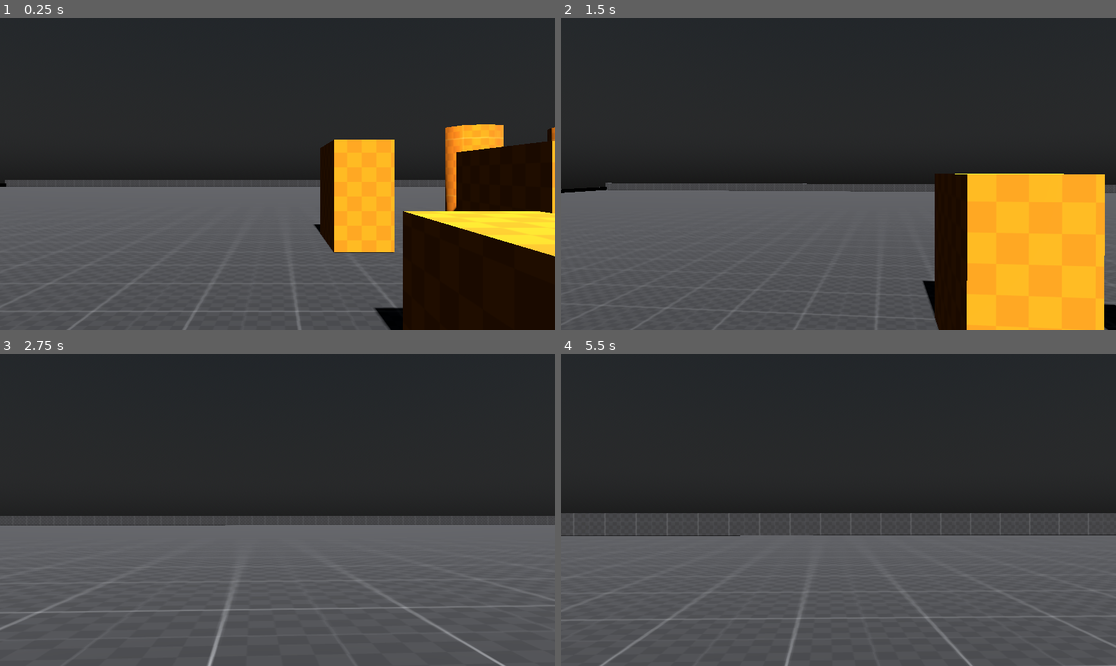
Above: before the commit, frames 1-4 (two rows, left to right).
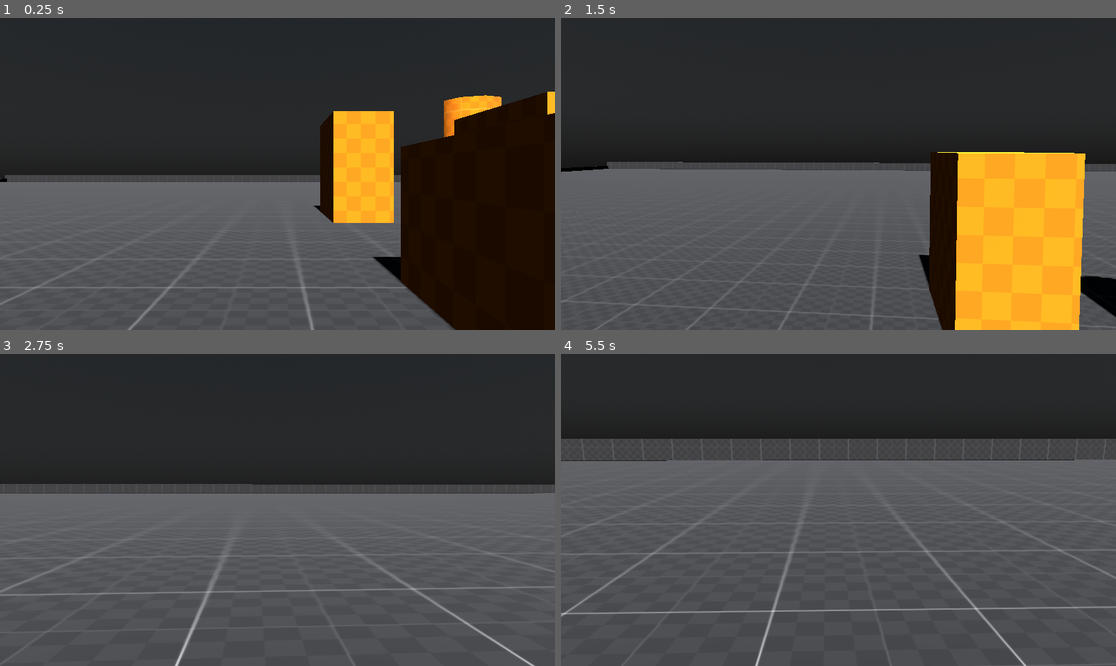
Above: after the commit, the same moments.

Repository: romanmdo/fps_prototype
Game: Godot game, scene res://prototype_scenes/prototipo_mundo.tscn
Same seed, same stepped clock (60 frames per second), same inputs: the game is played once before the commit and once after it. The project has no main scene, so this scene is started directly.
Inputs (mouse positions are in pixels of both pictures, inside the frame that each line leads up to):
- Up to frame 1 (0.25 s): no input
- Up to frame 2 (1.5 s): move the mouse to (866, 174) at 0.52 s; hold Ctrl (crouch) 0.53-1.28 s; hold W (move_forward) from 0.53 s (still down); tap Space (jump) at 0.77 s; click (866, 174) at 0.8 s; move the mouse to (810, 174) at 1.27 s; click (810, 174) at 1.35 s
- Up to frame 3 (2.75 s): keep holding W (move_forward); tap Space (jump) at 1.52 s; tap Ctrl (crouch) at 1.55 s; move the mouse to (288, 503) at 2.02 s; hold Ctrl (crouch) from 2.03 s (still down); click (288, 503) at 2.3 s
- Up to frame 4 (5.5 s): keep holding W (move_forward); move the mouse to (832, 516) at 2.77 s; release Ctrl (crouch) at 2.78 s; click (832, 516) at 2.85 s; tap Space (jump) at 3.02, 3.77, 4.52 s; tap Ctrl (crouch) at 3.05, 4.55 s; move the mouse to (877, 513) at 3.52 s; hold Ctrl (crouch) 3.53-4.28 s; click (877, 513) at 3.8 s; move the mouse to (794, 506) at 4.27 s; click (794, 506) at 4.35 s; move the mouse to (844, 510) at 5.02 s; hold Ctrl (crouch) from 5.03 s (still down); click (844, 510) at 5.3 s

The runs differ from the first frame. In frame 1, 14% of the frame differs, in the area x 0-100%, y 23-100%; in frame 2, 12%; in frame 3, 14%; in frame 4, 28%, in the area x 0-100%, y 27-100%.

Commit message:
feat: arreglando el agachado & agregando Air Controler

Diff:
--- a/project.godot
+++ b/project.godot
@@ -46,6 +46,11 @@
 "events": [Object(InputEventKey,"resource_local_to_scene":false,"resource_name":"","device":-1,"window_id":0,"alt_press …(195 unchanged characters)…
 ]
 }
+shoot={
+"deadzone": 0.2,
+"events": [Object(InputEventMouseButton,"resource_local_to_scene":false,"resource_name":"","device":-1,"window_id":0,"alt_pressed":false,"shift_pressed":false,"ctrl_pressed":false,"meta_pressed":false,"button_mask":1,"position":Vector2(150, 14),"global_position":Vector2(159, 62),"factor":1.0,"button_index":1,"canceled":false,"pressed":true,"double_click":false,"script":null)
+]
+}
 
 [physics]
 
--- a/prototype_scenes/prototipo_mundo.tscn
+++ b/prototype_scenes/prototipo_mundo.tscn
@@ -82,6 +82,10 @@
 transform = Transform3D(1, 0, 0, 0, 1, 0, 0, 0, 1, -0.60271657, 0.43204606, -0.7904317)
 size = Vector3(1.1799316, 0.77423096, 1.5176392)
 
+[node name="CSGBox3D14" type="CSGBox3D" parent="CSGCombiner3D4" unique_id=349053766]
+transform = Transform3D(1, 0, 0, 0, 1, 0, 0, 0, 1, -1.92815, 1.1134477, -0.79043174)
+size = Vector3(1.1799316, 0.77423096, 1.5176392)
+
 [node name="CSGBox3D3" type="CSGBox3D" parent="CSGCombiner3D4" unique_id=1878517143]
 transform = Transform3D(1, 0, 0, 0, 1, 0, 0, 0, 1, -0.60271657, 0.7140132, -2.4625247)
 size = Vector3(1.1799316, 1.3381653, 1.5176392)
@@ -220,7 +224,7 @@
 polygon = PackedVector2Array(0, 0, 0.009276032, 2.008727, 6.776927, -0.061519623)
 
 [node name="player" parent="." unique_id=1153488686 instance=ExtResource("6_5fid4")]
-transform = Transform3D(0.5, 0, 0, 0, 0.5, 0, 0, 0, 0.5, -9.191382, 0.8982844, 0)
+transform = Transform3D(0.5, 0, 0, 0, 0.5, 0, 0, 0, 0.5, -9.191382, -0.038038194, 0)
 
 [node name="WorldEnvironment" type="WorldEnvironment" parent="." unique_id=1802302548]
 environment = SubResource("Environment_1w3w7")
--- a/prototype_scenes/prototipo_player.gd
+++ b/prototype_scenes/prototipo_player.gd
@@ -1,19 +1,27 @@
 extends CharacterBody3D
 
+# Variables de caminar/velocidad
 @export var max_speed := 6.5
 @export var acceleration := 14.0
 @export var friction := 10.0
 @export var jump_force := 5.0
 @export var mouse_sensitivity := 0.002
+var gravity : float = ProjectSettings.get_setting("physics/3d/default_gravity")
 
+# Variables de agacharse
 @export var crouch_speed_multiplier := 0.5
 @export var crouch_height := 1.0
 @export var stand_height := 1.8
 @export var crouch_lerp_speed := 8.0
-
 var is_crouching := false
 
-var gravity : float = ProjectSettings.get_setting("physics/3d/default_gravity")
+# Variables de air control
+@export var air_acceleration := 6.0
+@export var air_speed_cap := 0.8
+
+# Variables de armas
+@export var shoot_range := 100.0
+@export var shoot_damage := 25
 
 func _ready():
 	Input.set_mouse_mode(Input.MOUSE_MODE_CAPTURED)
@@ -23,6 +31,9 @@
 		rotate_y(-event.relative.x * mouse_sensitivity)
 		$Camera3D.rotate_x(-event.relative.y * mouse_sensitivity)
 		$Camera3D.rotation.x = clamp($Camera3D.rotation.x, deg_to_rad(-89), deg_to_rad(89))
+
+	if event.is_action_pressed("shoot"):
+		shoot()
 
 func _physics_process(delta):
 	# Gravedad
@@ -44,45 +55,109 @@
 		input_dir -= transform.basis.x
 	if Input.is_action_pressed("move_right"):
 		input_dir += transform.basis.x
-	if Input.is_action_pressed("crouch"):
+
+	# ____ AGACHARSE CONFIG (CROUCH) ____ #
+	# Leer input
+	var wants_to_crouch = Input.is_action_pressed("crouch")
+
+	var capsule = $Collision.shape as CapsuleShape3D
+
+	# Si quiere pararse
+	if not wants_to_crouch:
+		var height_difference = stand_height - capsule.height
+
+		var can_stand = not test_move(
+			global_transform,
+			Vector3.UP * height_difference
+		)
+
+		if can_stand:
+			is_crouching = false
+		else:
+			is_crouching = true
+	else:
 		is_crouching = true
-	else:
-		is_crouching = false
 
-	# ____ Agacharse (crouch) ____ #
 	var target_height = crouch_height if is_crouching else stand_height
 
-	var capsule = $Collision.shape
 	capsule.height = lerp(capsule.height, target_height, delta * crouch_lerp_speed)
 	$Collision.position.y = capsule.height / 2.0
 
-	var camera_target_y = crouch_height if is_crouching else stand_height
+	# Cámara
 	$Camera3D.position.y = lerp(
 		$Camera3D.position.y,
-		camera_target_y,
+		target_height,
 		delta * crouch_lerp_speed
 	)
-	# ____ Agacharse (crouch) ____ #
+
+	# ____ AGACHARSE CONFIG (CROUCH) ____ #
 
 	input_dir = input_dir.normalized()
 
 	# Movimiento horizontal
 	var wish_speed = max_speed * (crouch_speed_multiplier if is_crouching else 1.0)
-	var accel = acceleration if is_on_floor() else acceleration * 0.4
+	#var accel = acceleration if is_on_floor() else acceleration * 0.4
 
-	# Aplicamos la aceleracion de antes
-	var current_speed := velocity.dot(input_dir)
-	var add_speed = wish_speed - current_speed
+	if is_on_floor():
+		ground_move(input_dir, wish_speed, delta)
+	else:
+		air_move(input_dir, wish_speed, delta)
 
-	if add_speed > 0:
-		var accel_speed = accel * delta * wish_speed
-		if accel_speed > add_speed:
-			accel_speed = add_speed
-		velocity += accel_speed * input_dir
+	move_and_slide()
 
-	# Friccion cuando esta en el piso y no hay input
+func ground_move(input_dir: Vector3, wish_speed: float, delta: float):
+	# Friccion
 	if is_on_floor() and input_dir == Vector3.ZERO:
 		velocity.x = move_toward(velocity.x, 0, friction * delta)
 		velocity.z = move_toward(velocity.z, 0, friction * delta)
 
-	move_and_slide()
+	# Aceleracion
+	var current_speed := velocity.dot(input_dir)
+	var add_speed = wish_speed - current_speed
+
+	if add_speed <= 0:
+		return
+
+	var accel_speed = acceleration * delta * wish_speed
+	accel_speed = min(accel_speed, add_speed)
+
+	velocity += accel_speed * input_dir
+
+	# if add_speed > 0:
+	# 	var accel_speed = accel * delta * wish_speed
+	# 	if accel_speed > add_speed:
+	# 		accel_speed = add_speed
+	# 	velocity += accel_speed * input_dir
+
+func air_move(input_dir: Vector3, wish_speed: float, delta: float):
+	if input_dir == Vector3.ZERO:
+		return
+
+	# Limitar velocidad en el aire
+	wish_speed = min(wish_speed, max_speed * air_speed_cap)
+
+	var current_speed = velocity.dot(input_dir)
+	var add_speed = wish_speed - current_speed
+
+	if add_speed <= 0:
+		return
+
+	var accel_speed = air_acceleration * delta * wish_speed
+	accel_speed = min(accel_speed, add_speed)
+
+	velocity += accel_speed * input_dir
+
+func shoot():
+	var space_state = get_world_3d().direct_space_state
+
+	var from = $Camera3D.global_transform.origin
+	var to = from + $Camera3D.global_transform.basis.z * -shoot_range
+	$Camera3D.rotate_x(deg_to_rad(-1.5))
+
+	var query = PhysicsRayQueryParameters3D.create(from, to)
+	query.exclude = [self]
+
+	var result = space_state.intersect_ray(query)
+
+	if result:
+		print("Hit: ", result.collider.name)
--- a/prototype_scenes/prototipo_player.tscn
+++ b/prototype_scenes/prototipo_player.tscn
@@ -4,13 +4,20 @@
 
 [sub_resource type="CapsuleShape3D" id="CapsuleShape3D_ayji1"]
 
+[sub_resource type="CapsuleMesh" id="CapsuleMesh_ol0b2"]
+
 [node name="player" type="CharacterBody3D" unique_id=1153488686]
 transform = Transform3D(0.5, 0, 0, 0, 0.5, 0, 0, 0, 0.5, 0, 0, 0)
 script = ExtResource("1_ol0b2")
 
 [node name="Collision" type="CollisionShape3D" parent="." unique_id=356328000]
+transform = Transform3D(1, 0, 0, 0, 1, 0, 0, 0, 1, 0, 0.91699517, 0)
 shape = SubResource("CapsuleShape3D_ayji1")
 
+[node name="MeshInstance3D" type="MeshInstance3D" parent="." unique_id=1274179571]
+transform = Transform3D(1, 0, 0, 0, 1, 0, 0, 0, 1, 0, 0.90164506, 0)
+mesh = SubResource("CapsuleMesh_ol0b2")
+
 [node name="Camera3D" type="Camera3D" parent="." unique_id=974741069]
-transform = Transform3D(2, 0, 0, 0, 2, 0, 0, 0, 2, 0, 0.31606638, -0.1313352)
+transform = Transform3D(2, 0, 0, 0, 2, 0, 0, 0, 2, 0, 1.2401261, 0)
 fov = 42.472378
